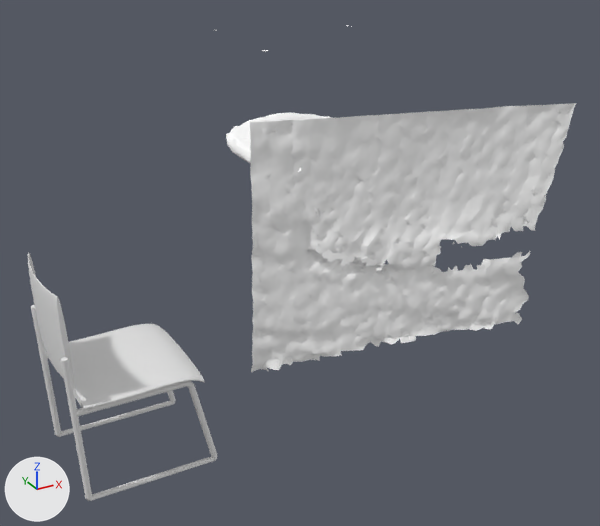
The Blender file Green Chair/Chair.blend: old version first, new version second.
Rendered twice from a 50 mm camera at (-0.74, -2.96, 2.01) aimed at (0.47, -0.75, 0.9). Arrows for +X, +Y and +Z are at lower left; the lights stay in place.
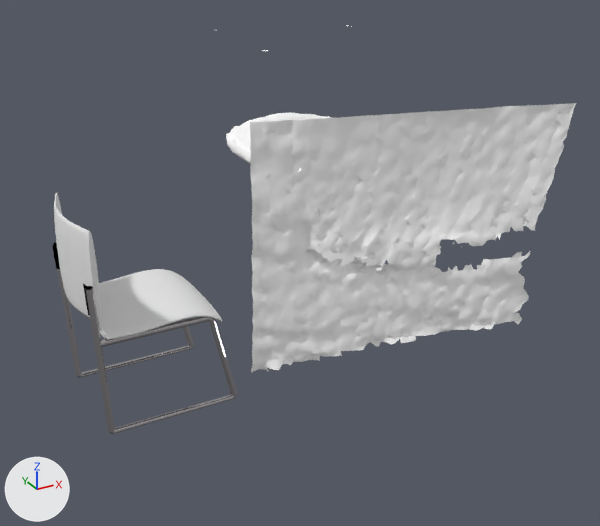
Location of each change, (x1, y1, x2, y2) in pixels of the pictures (600 x 526 px):
'Green chair.003', added: after (52, 193, 237, 434)
    faces in mat_chair_cushion (its picture is missing): (54, 193, 222, 340)
    faces in mat_chair_leg: (54, 245, 237, 434)
    faces in mat_chair_back_holder (black #000000): (52, 245, 89, 316)
'NurbsPath', deleted: before (69, 324, 205, 409)
'Cylinder.001', deleted: before (61, 357, 217, 501)
'NurbsPath.001', deleted: before (28, 252, 74, 387)
'Cylinder', deleted: before (31, 305, 176, 437)

The change, as a list of edits to the scene's bpy script:
```text
Add mat_chair_cushion:
    mat_chair_cushion = diffuse_material('Chair cushion')
    mat_chair_cushion.base_color = (0.8, 0.8, 0.8)  # white #e7e7e7
Add mat_chair_leg_cap:
    mat_chair_leg_cap = diffuse_material('Chair leg cap')
    mat_chair_leg_cap.base_color = (0.0, 0.0, 0.0)  # black #000000
Add mat_chair_leg:
    mat_chair_leg = bpy.data.materials.new('Chair leg')
    mat_chair_leg.use_nodes = True; mat_chair_leg.node_tree.nodes.clear()
    _N = mat_chair_leg.node_tree.nodes; _L = mat_chair_leg.node_tree.links
    n0 = _N.new('ShaderNodeOutputMaterial'); n0.name = 'Material Output'
    n1 = _N.new('ShaderNodeBsdfAnisotropic'); n1.name = 'Glossy BSDF'
    n1.distribution = 'GGX'
    n1.inputs[0].default_value = (0.56, 0.536, 0.554, 1.0)  # 'Color', light grey #c5c1c4
    n1.inputs[1].default_value = 0.0  # 'Roughness'
    _L.new(n1.outputs[0], n0.inputs[0])  # 'BSDF' to 'Surface'
Add mat_chair_back_holder:
    mat_chair_back_holder = diffuse_material('Chair back holder')
    mat_chair_back_holder.base_color = (0.0, 0.0, 0.0)  # black #000000
Add me_cylinder_006:
    me_cylinder_006.from_pydata(...)  # 2528 vertices, 2396 faces; spans x -0.4..4.2, y -4.1..0.1, z -26.9..8.6
    # faces by material slot: [836, 44, 132, 1384]
    me_cylinder_006.materials.append(mat_chair_leg)
    me_cylinder_006.materials.append(mat_chair_back_holder)  # black #000000
    me_cylinder_006.materials.append(mat_chair_leg_cap)  # black #000000
    me_cylinder_006.materials.append(mat_chair_cushion)  # its picture is missing
Remove ob_cylinder_001:
    ob_cylinder_001 = bpy.data.objects.new('Cylinder.001', me_cylinder_002)
    ob_cylinder_001.location = (0.0, -0.45, 0.0)
    ob_cylinder_001.rotation_euler = (0.0, 1.571, 0.0)  # degrees (0, 90, 0)
    ob_cylinder_001.scale = (0.123, 0.125, 2.48)
Change ob_beziercircle:
    ob_beziercircle.scale: (2.5, 0.1, 1.0) -> (2.5, 0.125, 1.0)
Remove ob_nurbspath_001:
    ob_nurbspath_001 = bpy.data.objects.new('NurbsPath.001', cu_nurbspath_005)
    ob_nurbspath_001.location = (-0.282, -0.225, 0.641)
    ob_nurbspath_001.rotation_euler = (1.527, 0.0, 1.571)  # degrees (87, 0, 90)
    ob_nurbspath_001.scale = (1.06, 0.7, 1.0)
Remove ob_nurbspath:
    ob_nurbspath = bpy.data.objects.new('NurbsPath', cu_nurbspath_002)
    ob_nurbspath.location = (-0.006, -0.225, 0.384)
    ob_nurbspath.scale = (1.11, 1.0, 2.43)
Remove ob_cylinder:
    ob_cylinder = bpy.data.objects.new('Cylinder', me_cylinder_001)
    ob_cylinder.location = (0.0, 0.0, 0.0)
    ob_cylinder.rotation_euler = (0.0, 1.571, 0.0)  # degrees (0, 90, 0)
    ob_cylinder.scale = (0.123, 0.125, 2.48)
Add ob_green_chair_003:
    ob_green_chair_003 = bpy.data.objects.new('Green chair.003', me_cylinder_006)
    ob_green_chair_003.location = (-0.14, 0.075, 0.793)
    ob_green_chair_003.rotation_euler = (0.0, -0.0873, 0.0)  # degrees (0, -5, 0)
    ob_green_chair_003.scale = (0.115, 0.115, 0.0238)
```
